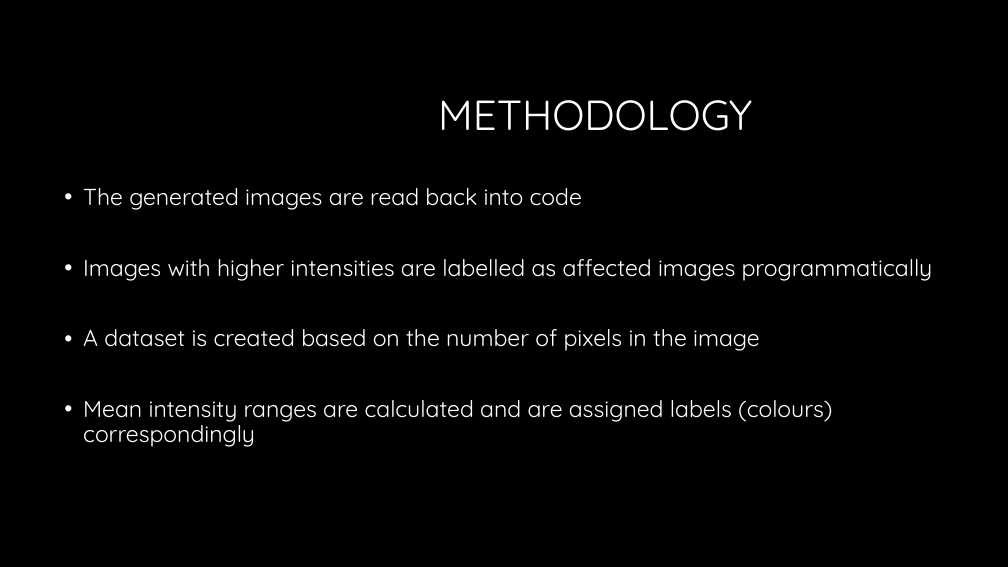
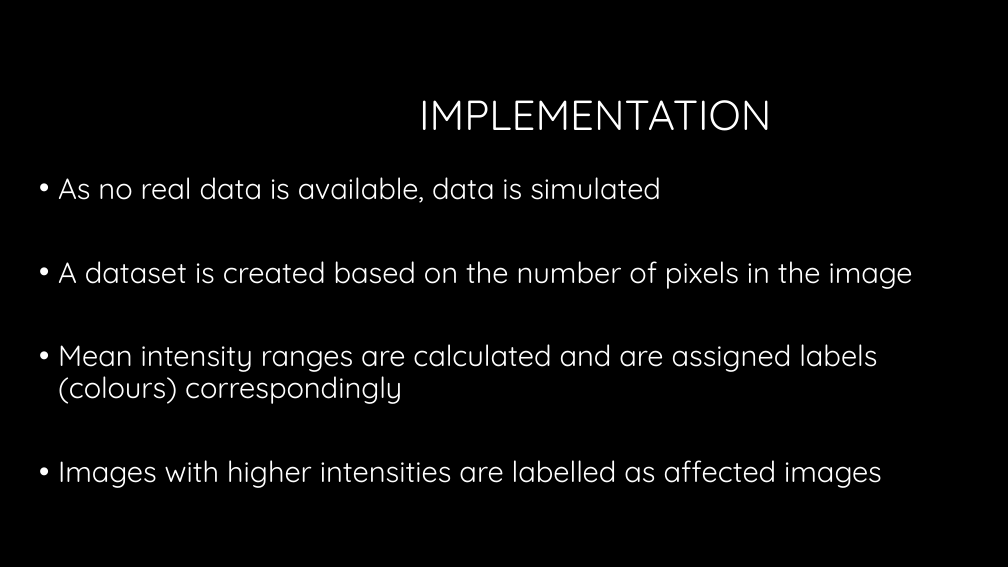
Before and after one commit to nsudhanva/eit, a slide deck: slide 8 of docs/Electrical Impedance Tomography.pptx (slide 6 before the commit). Drawn at 1008x567 pixels with LibreOffice and Linux fonts; fonts in the diff are those of the drawing; background and template pictures are left out. Boxes give left, top, right and bottom in pixels: in the first picture for what was removed or moved away, otherwise in the second. Text is boxed around its words. In the diff, an @@ line names an element or a change of style, - is before the commit and + after.

```diff
--- a/docs/Electrical Impedance Tomography.pptx
+++ b/docs/Electrical Impedance Tomography.pptx
@@ title at [419,100,771,131]: text changed @@
-METHODOLOGY
+IMPLEMENTATION
@@ text "As no real data is ...": place and size @@
-text "As no real data is ..." at [83,188,933,447]
+text "As no real data is ..." at [58,177,913,488]
@@ text at [58,177,661,203]: text changed; size 22 to 27.8 pt @@
-• The generated images are read back into code
-• Images with higher intensities are labelled as affected images programmatically
+• As no real data is available, data is simulated
@@ text at [58,261,913,404]: size 22 to 27.8 pt in "A dataset is created based on the ...", "Mean intensity ranges are calculated and are ..." @@
@@ text at [58,460,882,488]: paragraph added @@
+• Images with higher intensities are labelled as affected images
```
Also in this commit, not shown: 8 other slides changed, 1 slide added, 1 slide removed.
